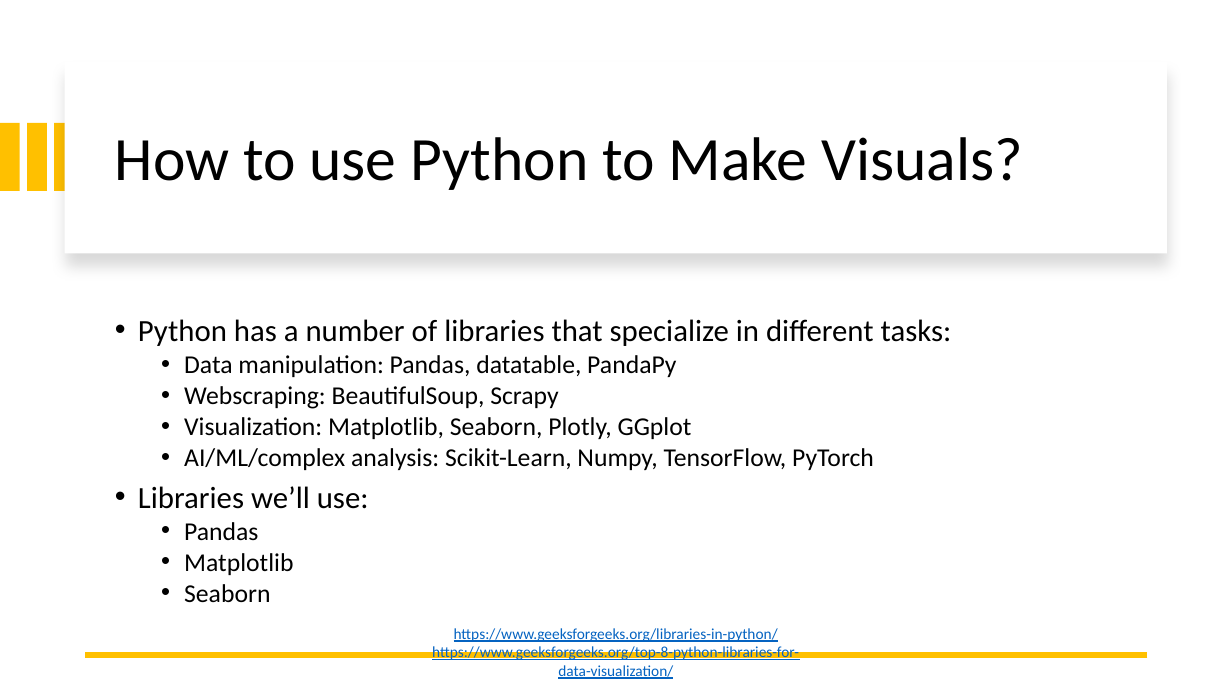
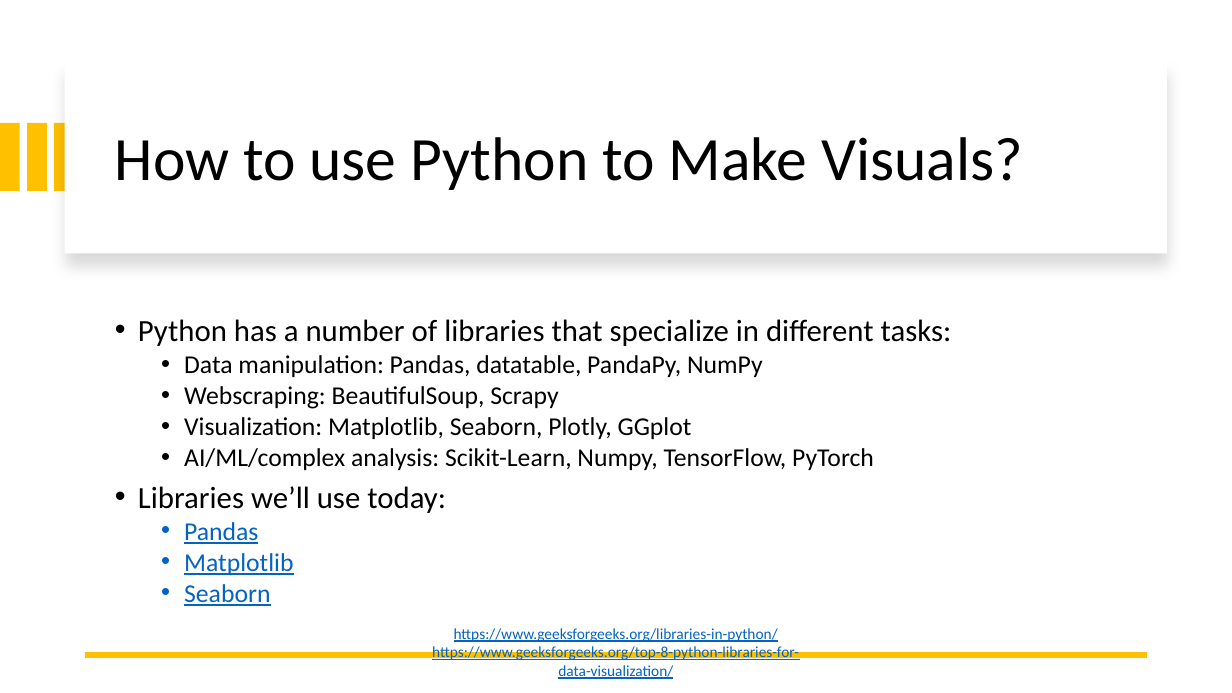
Before and after one commit to likeawednesday/TechCamp_DataViz, a slide deck: slide 11 of DVUP.pptx. Drawn at 1232x693 pixels with LibreOffice and Linux fonts; fonts in the diff are those of the drawing. Boxes give left, top, right and bottom in pixels: in the first picture for what was removed or moved away, otherwise in the second. Text is boxed around its words. In the diff, an @@ line names an element or a change of style, - is before the commit and + after.

```diff
--- a/DVUP.pptx
+++ b/DVUP.pptx
@@ text at (184, 355, 763, 377): text changed @@
-  • Data manipulation: Pandas, datatable, PandaPy
+  • Data manipulation: Pandas, datatable, PandaPy, NumPy
@@ text at (138, 486, 446, 513): text changed @@
-• Libraries we’ll use:
+• Libraries we’ll use today:
@@ text at (184, 522, 293, 606): text colour #000000 to #0563C1, underline on in "Pandas", "Matplotlib", "Seaborn" @@
```
Also in this commit, not shown: 1 slide added, 1 other file.
